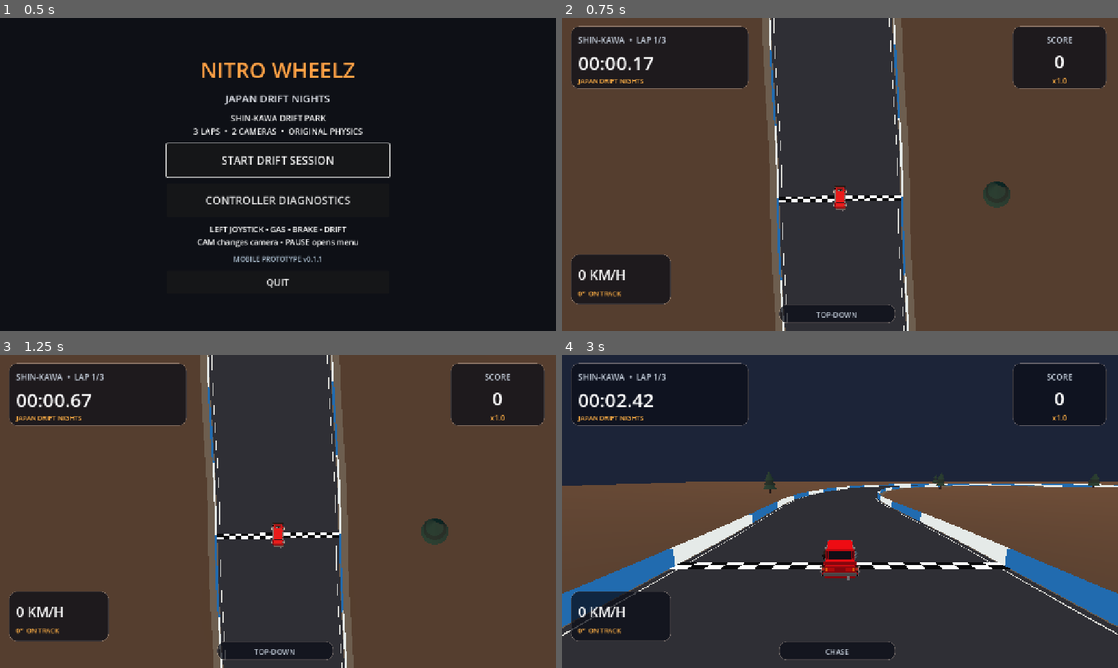
Above: before the commit, frames 1-4 (two rows, left to right).
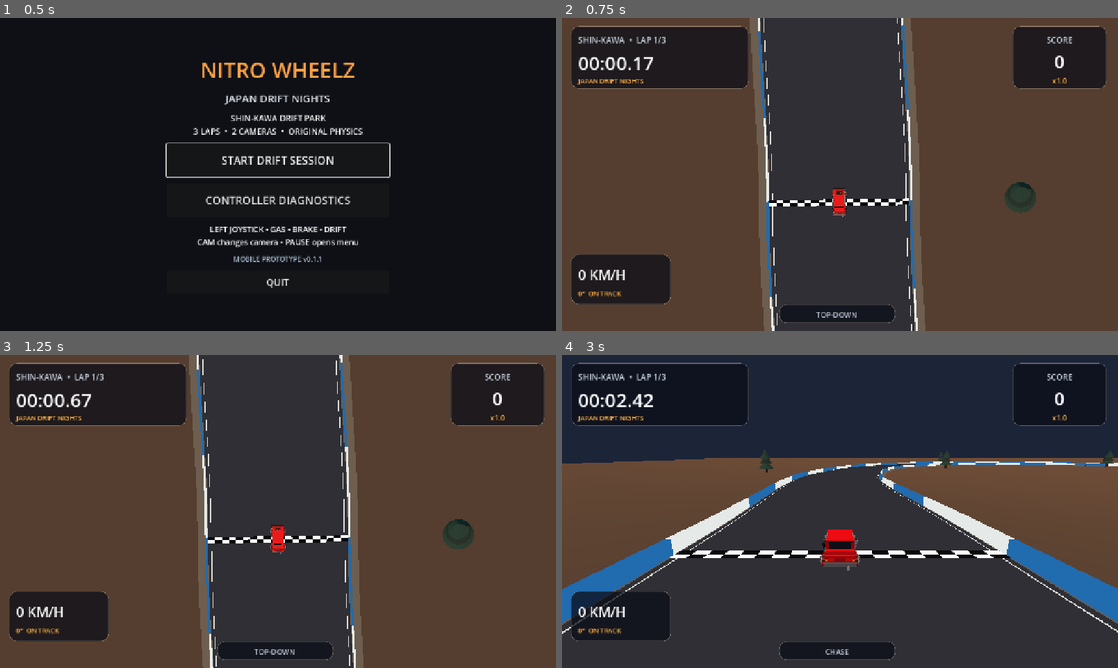
Above: after the commit, the same moments.

Repository: karllondor/Nitro-Wheelz-
Game: Godot game, scene res://scenes/boot.tscn
The game is run twice, just before and just after one commit, with the same random seed, the same clock (stepped at 60 frames per second) and the same inputs.
Inputs (mouse positions are in pixels of both pictures, inside the frame that each line leads up to):
- Up to frame 1 (0.5 s): no input
- Up to frame 2 (0.75 s): click "START DRIFT SESSION" at 0.5 s
- Up to frame 3 (1.25 s): no input
- Up to frame 4 (3 s): tap Enter at 1.25 s; move the mouse to (962, 495) at 1.27 s; hold D (move_right) 1.28-2 s; hold Space (action_primary) 1.28-2 s; click (962, 495) at 1.42 s; drag from (728, 527) to (812, 574) at 2.02 s; move the mouse to (895, 442) at 2.77 s; hold D (move_right) from 2.78 s (still down); hold C (camera_toggle) from 2.78 s (still down)

Frame 1 is identical in both runs. In frame 2, 8.7% of the frame differs, in the area x 33-86%, y 0-100%; in frame 3, 8.6%; in frame 4, 17%, in the area x 0-100%, y 30-90%.

Commit message:
feat(camera): smooth speed-dependent zoom, true velocity lookahead, static north-up, improved chase and wall occlusion

Diff:
--- a/game/scripts/race/race.gd
+++ b/game/scripts/race/race.gd
@@ -30,6 +30,9 @@
 var collision_cooldown: float = 0.0
 var camera_shake_strength: float = 0.0
 var camera_shake_phase: float = 0.0
+var camera_velocity_lead: Vector3 = Vector3.ZERO
+const CAMERA_LOOKAHEAD_SECONDS: float = 0.45
+const CAMERA_LEAD_MAX_METRES: float = 19.0
 var wall_collision_count: int = 0
 
 var skid_mesh: ImmediateMesh
@@ -259,24 +262,68 @@
     camera_shake_phase += delta*36.0
     _update_camera(delta)
 
+func _zoom_factor_for_speed(kmh: float) -> float:
+    # Prototype Camera2D reference converted to orthographic Camera3D size:
+    # Camera3D.size = base_size / target_zoom.
+    var speed: float = maxf(kmh,0.0)
+    if speed <= 20.0:
+        return 1.15
+    if speed <= 50.0:
+        return lerpf(1.15,1.0,(speed-20.0)/30.0)
+    if speed <= 90.0:
+        return lerpf(1.0,0.82,(speed-50.0)/40.0)
+    if speed <= 120.0:
+        return lerpf(0.82,0.72,(speed-90.0)/30.0)
+    return 0.72
+
+func _camera_lead_target(real_velocity: Vector2) -> Vector3:
+    # Use true direction of travel, not where the bonnet is pointing.
+    var lead := Vector3(real_velocity.x,0.0,real_velocity.y)*CAMERA_LOOKAHEAD_SECONDS
+    return lead.limit_length(CAMERA_LEAD_MAX_METRES)
+
 func _update_camera(delta: float) -> void:
     if model == null or overhead == null or chase == null:
         return
-    var car_position: Vector3 = Vector3(model.position.x,0.0,model.position.y)
+    var car_position := Vector3(model.position.x,0.0,model.position.y)
     var forward_dir: Vector2 = model.forward()
-    var f: Vector3 = Vector3(forward_dir.x,0.0,forward_dir.y)
+    var f := Vector3(forward_dir.x,0.0,forward_dir.y)
     var portrait: bool = get_viewport().get_visible_rect().size.y > get_viewport().get_visible_rect().size.x
-    # Wider scene coverage on phones: more road visible before each corner.
-    overhead.size = 78.0 if portrait else 62.0
-    # Fixed north-up orientation; never rotate the top-down camera as the car yaws.
-    var overhead_target: Vector3 = car_position + Vector3(0,74,15)
-    overhead.position = overhead.position.lerp(overhead_target,clampf(delta*7.0,0.0,1.0))
-    overhead.look_at(car_position + Vector3(0,0,-5.0),Vector3(0,0,-1))
-    var chase_target: Vector3 = car_position-f*15.0+Vector3(0,6.5,0)
-    chase.position = chase.position.lerp(chase_target,clampf(delta*4.2,0.0,1.0))
-    chase.look_at(car_position+f*15.0+Vector3.UP*1.7,Vector3.UP)
-    # Short, reversible camera shake. Applies to either camera without
-    # changing its yaw or overwriting chase smoothing.
+    var base_size: float = 78.0 if portrait else 62.0
+    var zoom_target: float = base_size/_zoom_factor_for_speed(model.speed_kmh())
+    var zoom_alpha: float = 1.0-exp(-3.3*maxf(delta,0.0))
+    overhead.size = lerpf(overhead.size,zoom_target,zoom_alpha)
+
+    var desired_lead: Vector3 = _camera_lead_target(model.velocity)
+    var lead_alpha: float = 1.0-exp(-4.2*maxf(delta,0.0))
+    camera_velocity_lead = camera_velocity_lead.lerp(desired_lead,lead_alpha)
+    var focus: Vector3 = car_position+camera_velocity_lead
+
+    # This camera has a constant orientation in WORLD space, even mid-drift.
+    # By offsetting its position instead of looking at the car, the track
+    # cannot rotate when the car yaws.
+    var overhead_target: Vector3 = focus+Vector3(0,74,15)
+    var pan_alpha: float = 1.0-exp(-6.0*maxf(delta,0.0))
+    overhead.position = overhead.position.lerp(overhead_target,pan_alpha)
+    overhead.look_at(overhead.position+Vector3(0,-74,-20),Vector3(0,0,-1))
+
+    var speed_lerp: float = clampf(model.speed_kmh()/120.0,0.0,1.0)
+    var chase_back: float = lerpf(15.0,19.0,speed_lerp)
+    var chase_height: float = lerpf(7.2,8.3,speed_lerp)
+    var chase_target: Vector3 = car_position-f*chase_back+camera_velocity_lead*0.30+Vector3.UP*chase_height
+    var look_target: Vector3 = car_position+f*9.0+Vector3.UP*1.0
+    # Move a camera in front of a blocking wall instead of behind it.
+    # Non-colliding decorative trees never occlude the camera via physics.
+    if is_inside_tree():
+        var q := PhysicsRayQueryParameters3D.create(car_position+Vector3.UP*1.4,chase_target)
+        var wall: Dictionary = get_world_3d().direct_space_state.intersect_ray(q)
+        if not wall.is_empty():
+            chase_target = Vector3(wall["position"])+Vector3(wall["normal"])*0.65
+    var chase_alpha: float = 1.0-exp(-4.0*maxf(delta,0.0))
+    chase.position = chase.position.lerp(chase_target,chase_alpha)
+    chase.look_at(look_target,Vector3.UP)
+    chase.fov = lerpf(chase.fov,lerpf(70.0,76.0,speed_lerp),zoom_alpha)
+
+    # Brief wall shake, decays smoothly and never changes camera orientation.
     overhead.h_offset = sin(camera_shake_phase)*camera_shake_strength*0.42
     overhead.v_offset = cos(camera_shake_phase*1.3)*camera_shake_strength*0.42
     chase.h_offset = sin(camera_shake_phase)*camera_shake_strength*0.38
@@ -310,6 +357,7 @@
     had_skid = false
     collision_cooldown = 0.0
     camera_shake_strength = 0.0
+    camera_velocity_lead = Vector3.ZERO
     wall_collision_count = 0
     _update_visuals()
 
